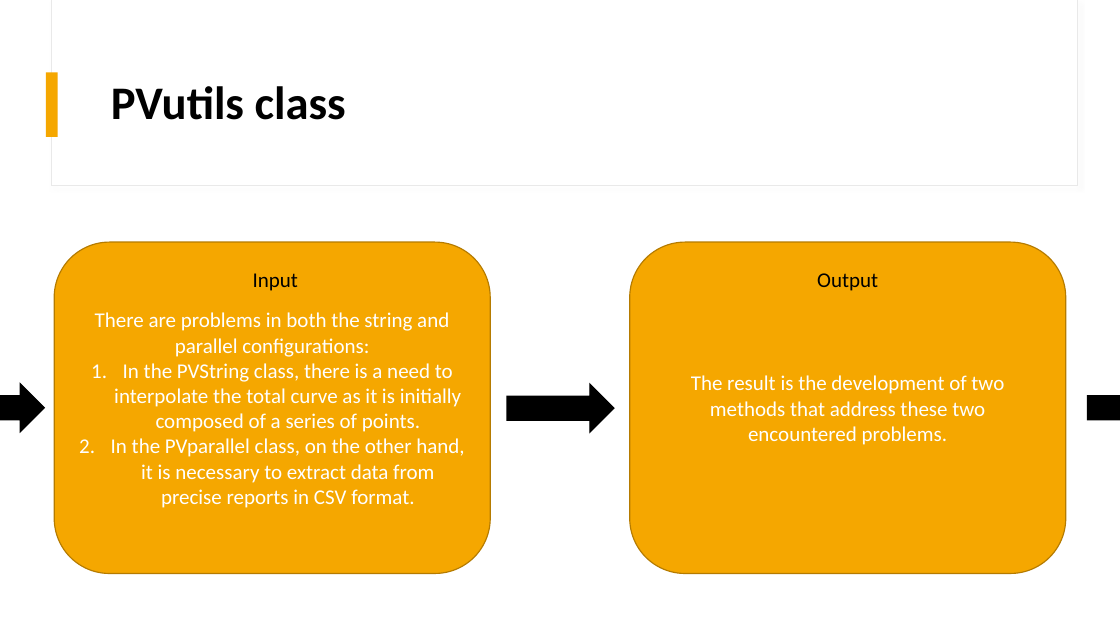
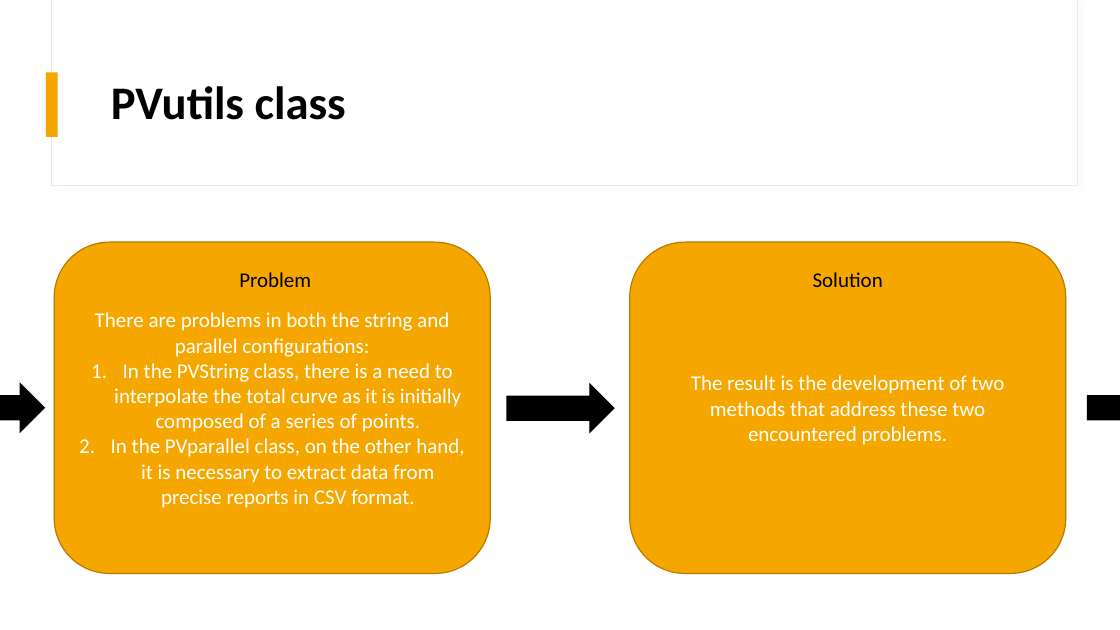
Before and after one commit to mdg217/RenewableEnergyProject, a slide deck: slide 8 of ProgettoRESM.pptx. Drawn at 1120x630 pixels with LibreOffice and Linux fonts; fonts in the diff are those of the drawing. Boxes give left, top, right and bottom in pixels: in the first picture for what was removed or moved away, otherwise in the second. Text is boxed around its words. In the diff, an @@ line names an element or a change of style, - is before the commit and + after.

```diff
--- a/ProgettoRESM.pptx
+++ b/ProgettoRESM.pptx
@@ text at (x1=239, y1=272, x2=311, y2=287): text changed @@
-Input
+Problem
@@ text at (x1=813, y1=272, x2=883, y2=287): text changed @@
-Output
+Solution
```
Also in this commit, not shown: 5 other slides changed, 2 slides added, 2 other files.
